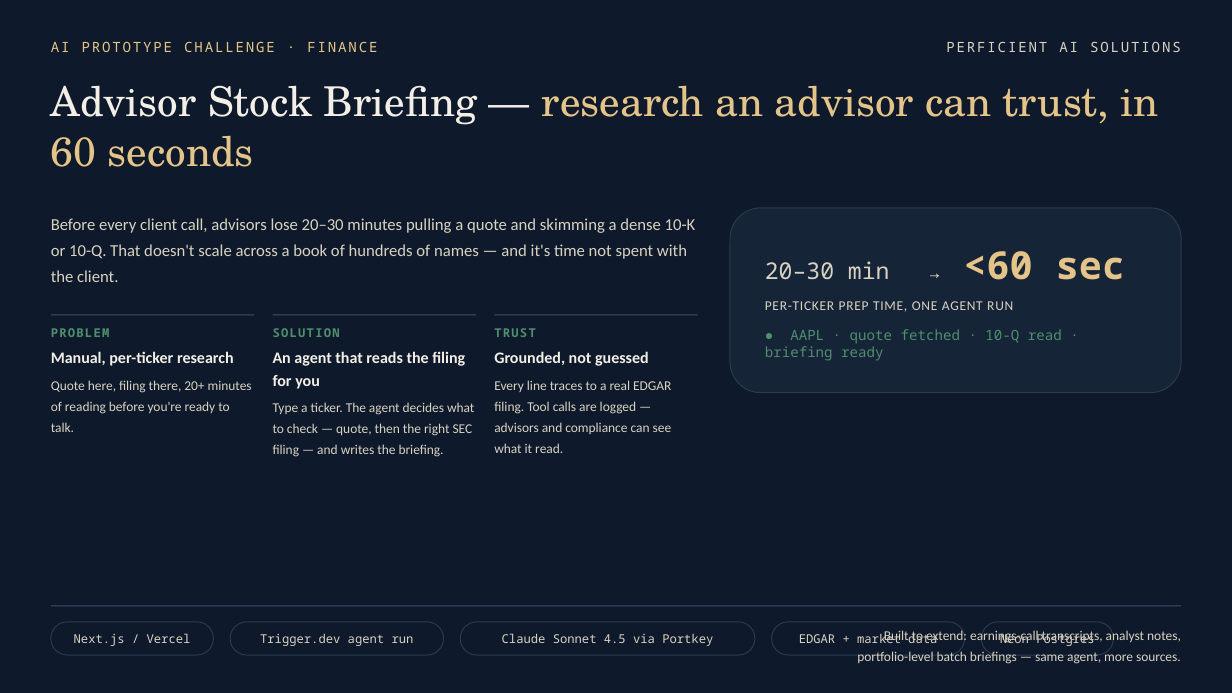
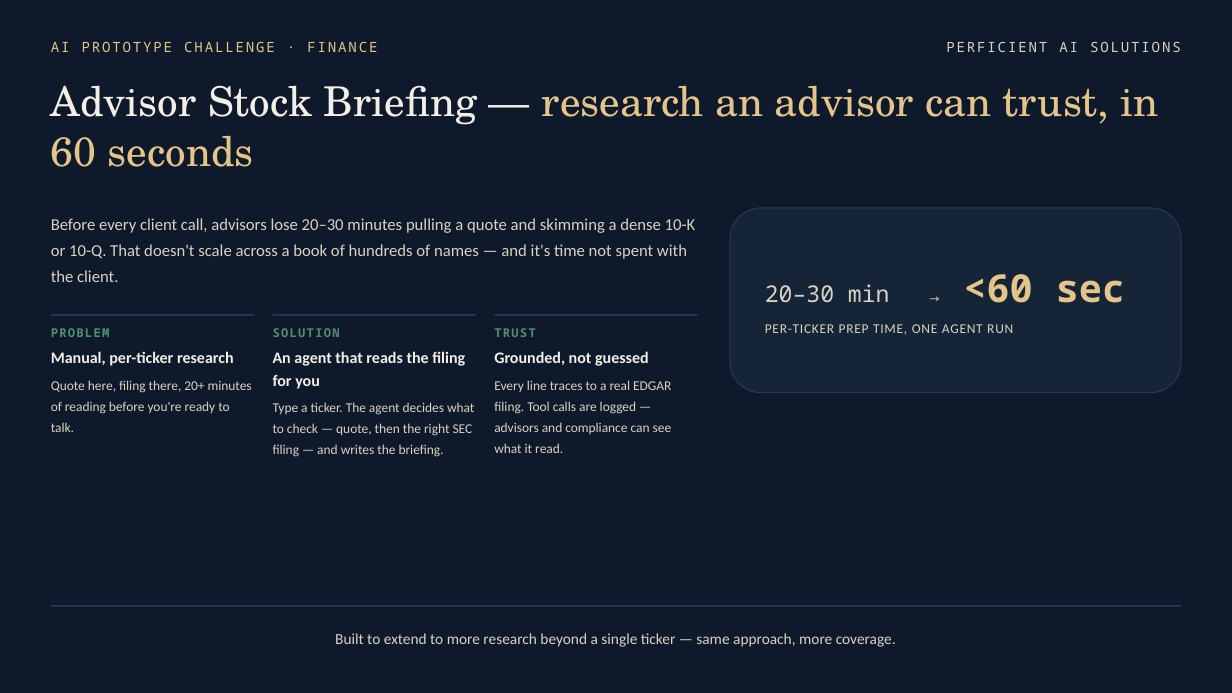
Before and after one commit to Tate5000/ai-prototype-challenge, a slide deck: slide 1 of slide/slide_deck.pptx. Drawn at 1232x693 pixels with LibreOffice and Linux fonts; fonts in the diff are those of the drawing. Boxes give left, top, right and bottom in pixels: in the first picture for what was removed or moved away, otherwise in the second. Text is boxed around its words. In the diff, an @@ line names an element or a change of style, - is before the commit and + after.

```diff
--- a/slide/slide_deck.pptx
+++ b/slide/slide_deck.pptx
@@ text in rounded rectangle at box(765, 329, 1062, 361): paragraph removed @@
-● AAPL · quote fetched · 10-Q read · briefing ready
@@ rounded rectangle removed at box(51, 622, 213, 655) @@
-Next.js / Vercel
@@ rounded rectangle removed at box(230, 622, 444, 655) @@
-Trigger.dev agent run
@@ rounded rectangle removed at box(460, 622, 755, 655) @@
-Claude Sonnet 4.5 via Portkey
@@ rounded rectangle removed at box(772, 622, 965, 655) @@
-EDGAR + market data
@@ rounded rectangle removed at box(982, 622, 1114, 655) @@
-Neon Postgres
@@ text added at box(335, 633, 896, 647), 12 pt, text #D9D2C1 @@
+Built to extend to more research beyond a single ticker — same approach, more coverage.
@@ text removed at box(857, 630, 1181, 664) @@
-Built to extend: earnings-call transcripts, analyst notes, portfolio-level batch briefings — same agent, more sources.
```
